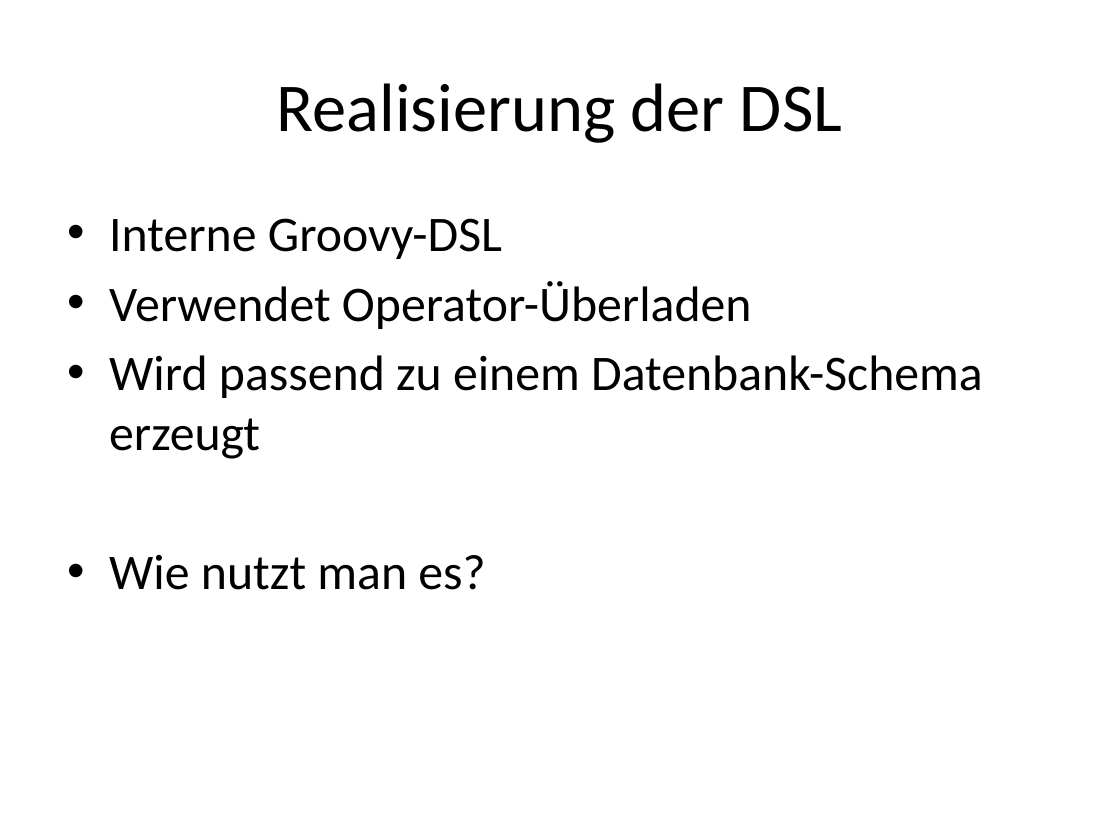
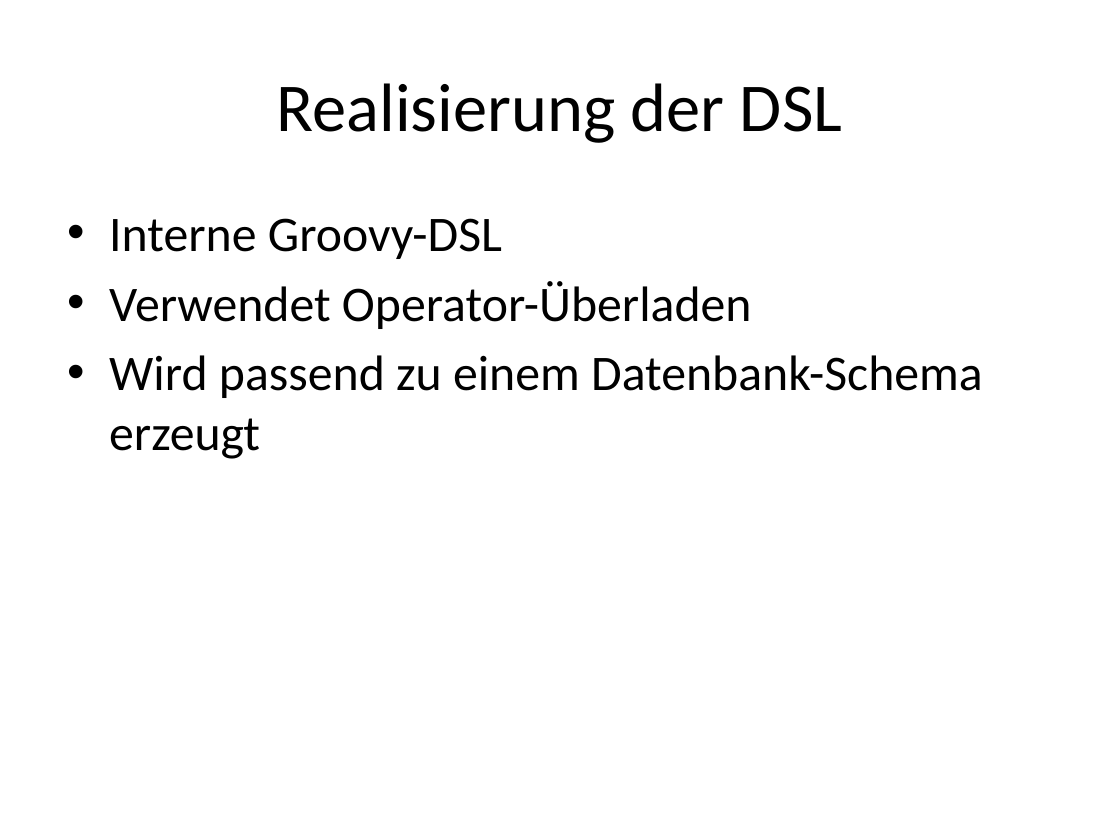
Before and after one commit to seerhein-lab/testdata-dsl, a slide deck: slide 12 of documentation/seitenbau/praesentation.pptx (slide 6 before the commit). Drawn at 1120x840 pixels with LibreOffice and Linux fonts; fonts in the diff are those of the drawing. Boxes give left, top, right and bottom in pixels: in the first picture for what was removed or moved away, otherwise in the second. Text is boxed around its words. In the diff, an @@ line names an element or a change of style, - is before the commit and + after.

```diff
--- a/documentation/seitenbau/praesentation.pptx
+++ b/documentation/seitenbau/praesentation.pptx
@@ text at (109, 554, 485, 590): paragraph removed @@
-• Wie nutzt man es?
```
Also in this commit, not shown: 5 other slides changed, 8 slides added, 1 slide removed, 1 other file.
